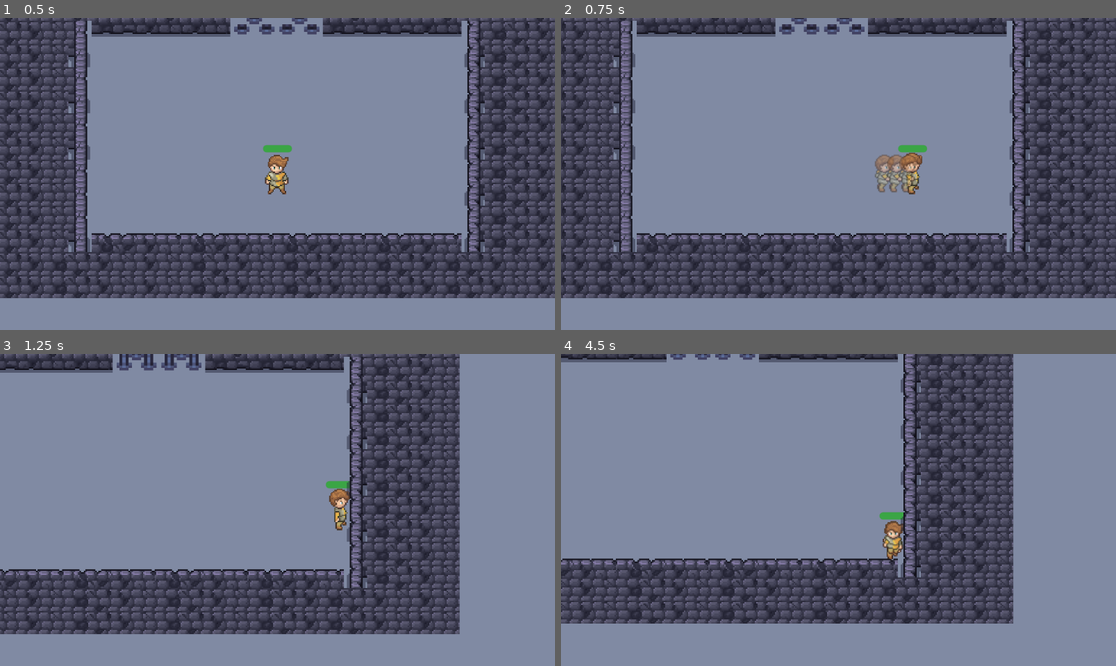
Above: before the commit, frames 1-4 (two rows, left to right).
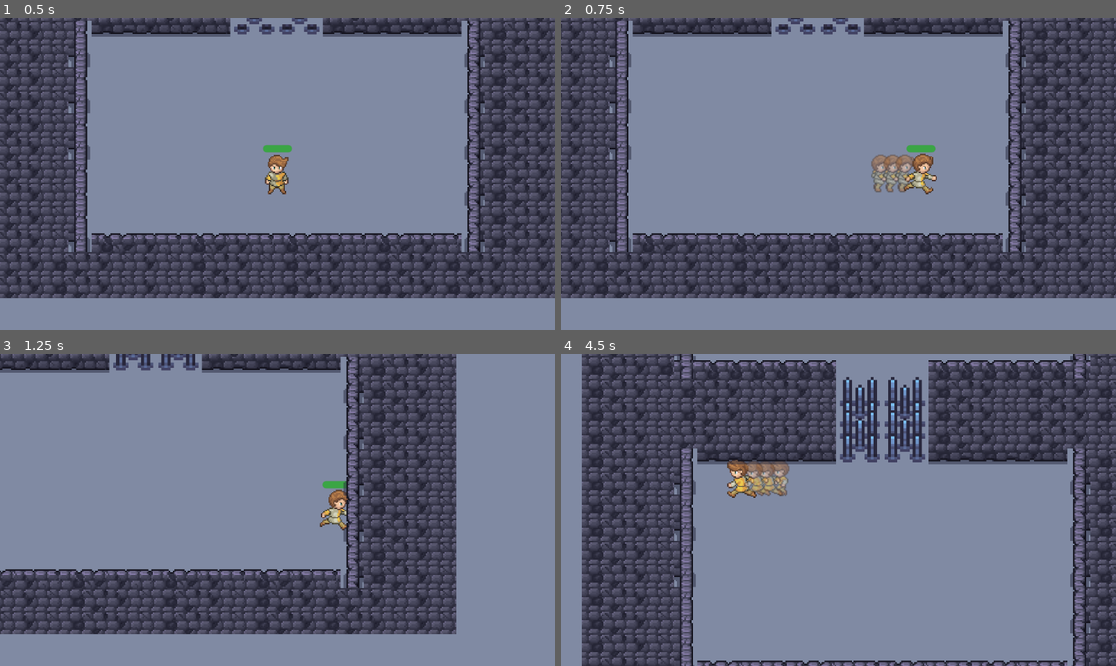
Above: after the commit, the same moments.

Repository: gustavorsaul/TopDown_GameProject
Game: Godot game, scene res://01_tutorial/Tutorial.tscn
Same seed, same stepped clock (60 frames per second), same inputs: the game is played once before the commit and once after it.
Inputs (mouse positions are in pixels of both pictures, inside the frame that each line leads up to):
- Up to frame 1 (0.5 s): no input
- Up to frame 2 (0.75 s): tap Enter at 0.5 s; move the mouse to (960, 158) at 0.52 s; hold D (right) from 0.53 s (still down); tap Shift (shift) at 0.6 s
- Up to frame 3 (1.25 s): keep holding D (right)
- Up to frame 4 (4.5 s): move the mouse to (727, 525) at 1.27 s; release D (right) at 1.28 s; hold S (down) 1.28-2.03 s; click (727, 525) at 1.35 s; tap Shift (shift) at 1.55, 2.1, 2.85, 3.8, 4.35 s; move the mouse to (894, 441) at 2.02 s; hold D (right) 2.03-2.78 s; move the mouse to (810, 572) at 2.77 s; hold W (up) 2.78-3.53 s; move the mouse to (1005, 556) at 3.52 s; hold A (left) from 3.53 s (still down); click (1005, 556) at 3.6 s; move the mouse to (672, 463) at 4.27 s

Frame 1 is identical in both runs. In frame 2, 17% of the frame differs, in the area x 0-100%, y 0-90%; in frame 3, 12%; in frame 4, 65%, in the area x 0-100%, y 0-100%.

Commit message:
troca de flecha para faca e correcao de dash

Diff:
--- a/Arrow.tscn
+++ b/Arrow.tscn
@@ -1,17 +1,17 @@
 [gd_scene load_steps=6 format=3 uid="uid://15nvswiftxop"]
 
-[ext_resource type="Texture2D" uid="uid://0cqxmejyavv5" path="res://Sprites/Bow/Bow and Arrows.png" id="1_265pn"]
 [ext_resource type="Script" uid="uid://daasdajd5yda3" path="res://Arrow.gd" id="1_a8t2u"]
+[ext_resource type="Texture2D" uid="uid://e56lujbihu7h" path="res://Sprites/pixel-art-sword-icon-silver-260nw-2651106819-removebg-preview.png" id="2_a8t2u"]
 
-[sub_resource type="AtlasTexture" id="AtlasTexture_a8t2u"]
-atlas = ExtResource("1_265pn")
-region = Rect2(32, 0, 16, 16)
+[sub_resource type="AtlasTexture" id="AtlasTexture_08ca5"]
+atlas = ExtResource("2_a8t2u")
+region = Rect2(0, 0, 280, 260)
 
 [sub_resource type="SpriteFrames" id="SpriteFrames_08ca5"]
 animations = [{
 "frames": [{
 "duration": 1.0,
-"texture": SubResource("AtlasTexture_a8t2u")
+"texture": SubResource("AtlasTexture_08ca5")
 }],
 "loop": true,
 "name": &"default",
@@ -26,9 +26,9 @@
 
 [node name="AnimatedSprite2D" type="AnimatedSprite2D" parent="."]
 texture_filter = 1
-position = Vector2(4, 8)
+scale = Vector2(0.0848214, 0.0675481)
 sprite_frames = SubResource("SpriteFrames_08ca5")
 
 [node name="CollisionShape2D" type="CollisionShape2D" parent="."]
-position = Vector2(4, 7.5)
+position = Vector2(1, 0)
 shape = SubResource("RectangleShape2D_a8t2u")
--- a/Player.gd
+++ b/Player.gd
@@ -12,11 +12,12 @@
 
 var life: int = 3
 
-@export var dash_distance = 100.0
+@export var dash_duration = 0.1
 @export var dash_speed = 1000.0
 var is_dashing = false
 var dash_direction = Vector2.ZERO
 var dash_start_position = Vector2.ZERO
+@onready var dash_timer: Timer
 
 # Sistema de invencibilidade para evitar dano múltiplo
 var is_invincible = false
@@ -29,6 +30,12 @@
 func _ready():
 	# Adiciona o player ao grupo "player" para detecção pelas traps
 	add_to_group("player")
+	# Configura o timer do dash
+	dash_timer = Timer.new()
+	dash_timer.one_shot = true
+	dash_timer.wait_time = dash_duration
+	add_child(dash_timer)
+	dash_timer.timeout.connect(stop_dashing)
 
 func get_8way_input():
 	var input_direction = Input.get_vector("left", "right", "up", "down")
@@ -61,6 +68,10 @@
 		dash_start_position = position
 		velocity = dash_direction * dash_speed
 		print("Dash!")
+		# Inicia o timer para encerrar o dash
+		dash_timer.stop()
+		dash_timer.wait_time = dash_duration
+		dash_timer.start()
 
 func update_dash(delta):
 	if is_dashing:
@@ -70,10 +81,6 @@
 		# Criar rastro visual durante o dash
 		_create_dash_trail()
 
-		# Verificar se já percorreu a distância do dash
-		if position.distance_to(dash_start_position) >= dash_distance:
-			is_dashing = false
-			velocity = Vector2.ZERO
 
 func move_8way(delta):
 	get_8way_input()
@@ -83,10 +90,6 @@
 	# Mover e verificar colisões
 	move_and_slide()
 
-	# Se estiver fazendo dash e colidiu, parar o dash
-	if is_dashing and is_on_wall():
-		is_dashing = false
-		velocity = Vector2.ZERO
 
 func _physics_process(delta):
 	move_8way(delta)
@@ -98,6 +101,10 @@
 		b.position = position
 		b.setup_arrow(get_global_mouse_position())
 		owner.add_child(b)
+
+func stop_dashing() -> void:
+	is_dashing = false
+	velocity = Vector2.ZERO
 
 func take_damage(amount: int) -> void:
 	# Verifica se o player está invencível
Binary file added: Sprites/pixel-art-sword-icon-silver-260nw-2651106819-removebg-preview.png
Not shown, added: Sprites/pixel-art-sword-icon-silver-260nw-2651106819-removebg-preview.png.import
Not shown, changed: anotacoes.txt
